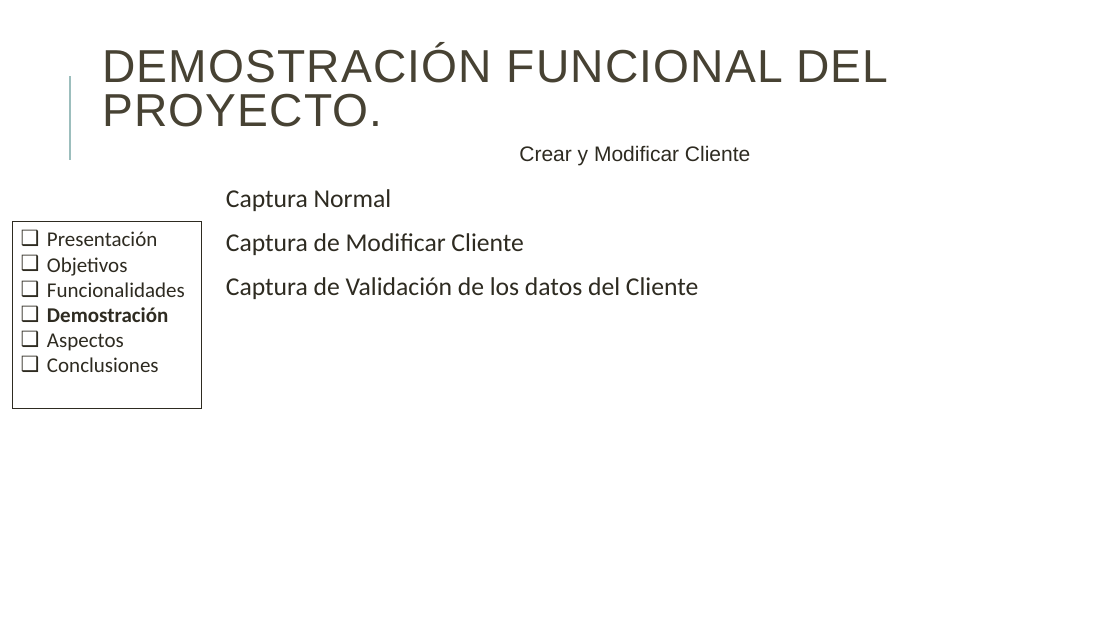
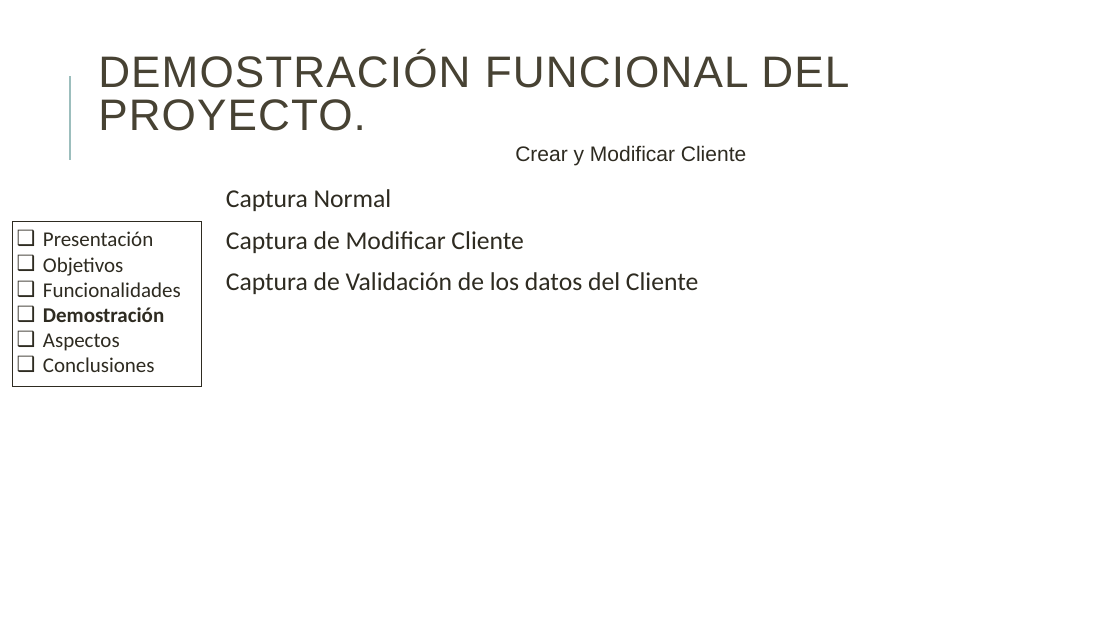
Before and after one commit to danielallhoff/M17-G4-AirDSS, a slide deck: slide 8 of AIRDSS.pptx (slide 7 before the commit). Drawn at 1120x630 pixels with LibreOffice and Linux fonts; fonts in the diff are those of the drawing. Boxes give left, top, right and bottom in pixels: in the first picture for what was removed or moved away, otherwise in the second. Text is boxed around its words. In the diff, an @@ line names an element or a change of style, - is before the commit and + after.

```diff
--- a/AIRDSS.pptx
+++ b/AIRDSS.pptx
@@ title "DEMOSTRACIÓN FUNCIONAL DEL PROYECTO." at (98,52,849,131): size 39.6 to 37.8 pt @@
@@ text "Crear y Modificar Cliente": place and size @@
-text "Crear y Modificar Cliente" at (519,145,750,165)
+text "Crear y Modificar Cliente" at (515,145,746,165)
@@ text "Captura Normal" at (226,189,698,294): less space between paragraphs @@
@@ rectangle "Presentación": place and size @@
-rectangle "Presentación" at (13,222,202,408)
+rectangle "Presentación" at (13,222,202,386)
```
Also in this commit, not shown: 17 other slides changed, 3 slides added.
